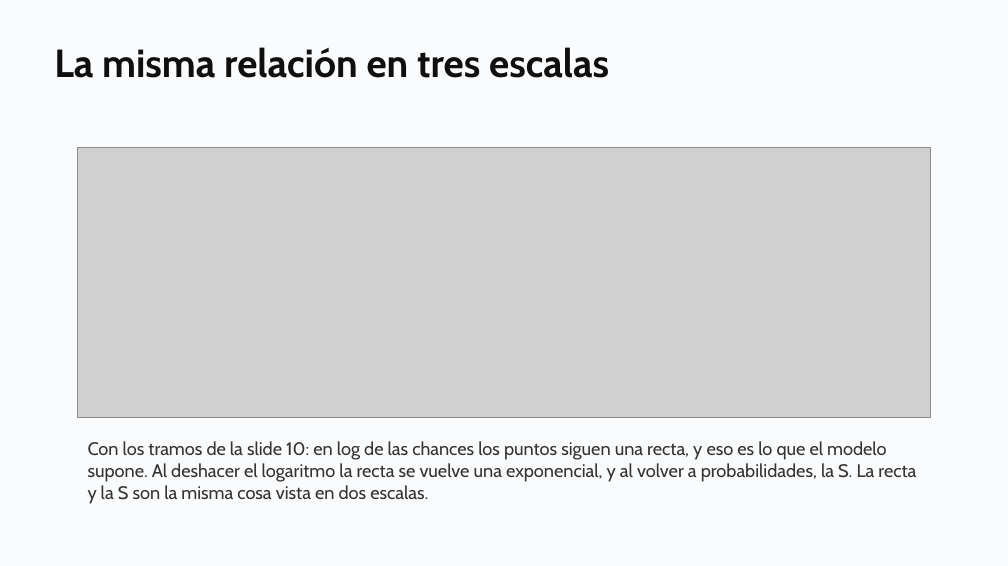
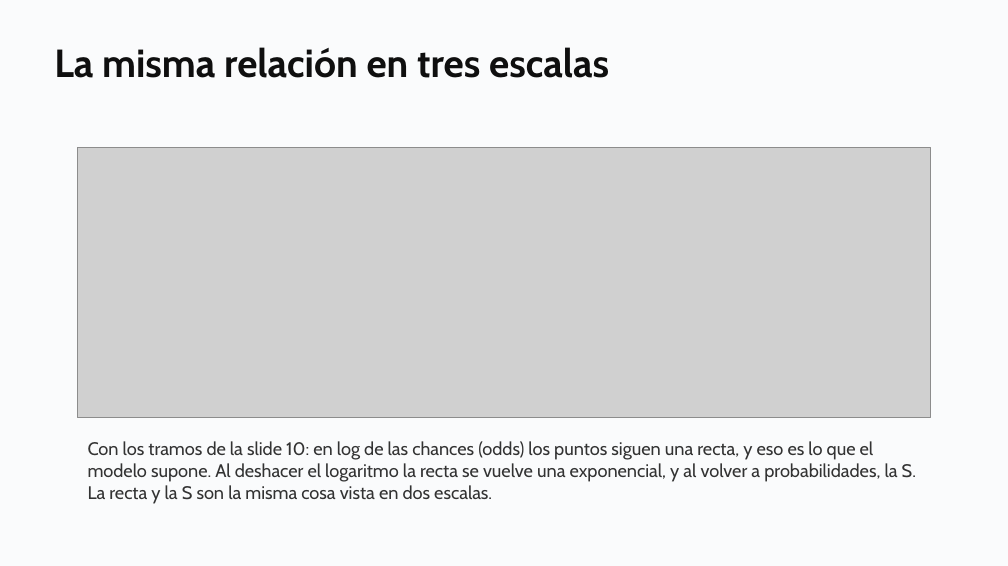
Before and after one commit to daniopitz/diplomado-cdd, a slide deck: slide 15 of presentaciones/clase06_regresion_logistica.pptx. Drawn at 1008x566 pixels with LibreOffice and Linux fonts; fonts in the diff are those of the drawing; grey boxes stand for pictures. Boxes give left, top, right and bottom in pixels: in the first picture for what was removed or moved away, otherwise in the second. Text is boxed around its words. In the diff, an @@ line names an element or a change of style, - is before the commit and + after.

```diff
--- a/presentaciones/clase06_regresion_logistica.pptx
+++ b/presentaciones/clase06_regresion_logistica.pptx
@@ text at (88,441,916,504): text changed @@
-Con los tramos de la slide 10: en log de las chances los puntos siguen una recta, y eso es lo que el modelo supone. Al deshacer el logaritmo la recta se vuelve una exponencial, y al volver a probabilidades, la S. La recta y la S son la misma cosa vista en dos escalas.
+Con los tramos de la slide 10: en log de las chances (odds) los puntos siguen una recta, y eso es lo que el modelo supone. Al deshacer el logaritmo la recta se vuelve una exponencial, y al volver a probabilidades, la S. La recta y la S son la misma cosa vista en dos escalas.
```
Also in this commit, not shown: 4 other slides changed, 4 other files.
